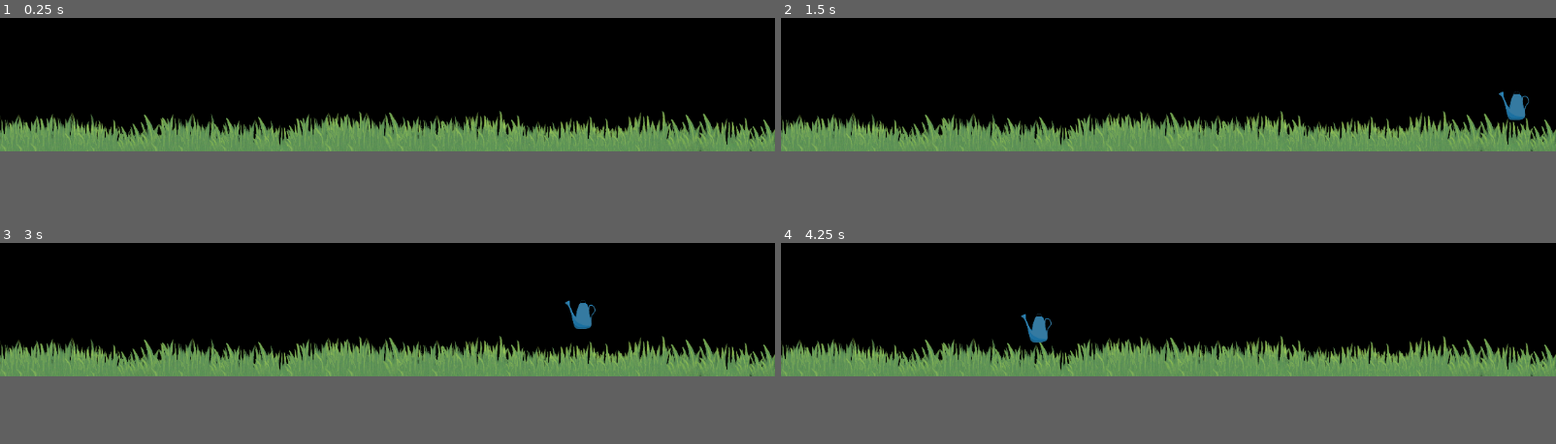
Above: before the commit, frames 1-4 (two rows, left to right).
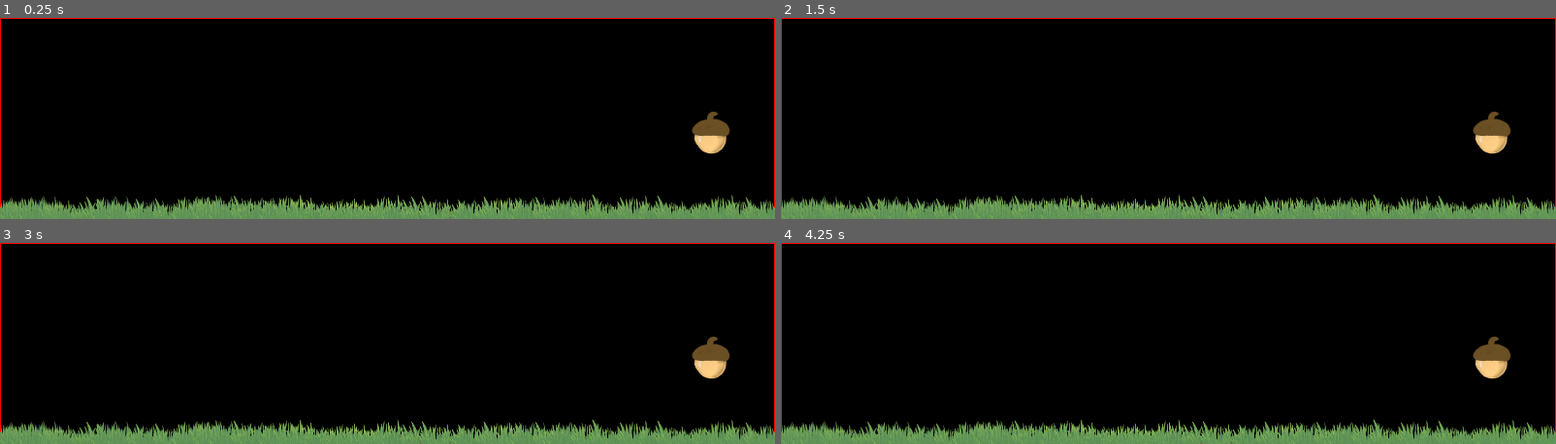
Above: after the commit, the same moments.

Repository: 9er-tom/desktop-forest
Game: Godot game, scene res://main.tscn
Same seed, same stepped clock (60 frames per second), same inputs: the game is played once before the commit and once after it.
Inputs (mouse positions are in pixels of both pictures, inside the frame that each line leads up to):
- Up to frame 1 (0.25 s): no input
- Up to frame 2 (1.5 s): click (1494, 94) at 0.52 s; click (1494, 94) at 1.27 s
- Up to frame 3 (3 s): click (713, 319) at 2.02 s; tap Enter at 2.75 s; move the mouse to (558, 303) at 2.77 s; click (558, 303) at 2.85 s
- Up to frame 4 (4.25 s): tap Space at 3.5 s; move the mouse to (1013, 315) at 3.52 s; click (1013, 315) at 3.6 s
In our replay, the window is 799x138 before the commit and 799x208 after it. These sizes can differ from the game's own. Grey fills any space a smaller window leaves; there, only what the larger window draws over its background counts as a difference.

The runs differ from the first frame. In frame 1, 23% of the frame differs, in the area x 0-100%, y 0-100%; in frame 2, 23%; in frame 3, 23%; in frame 4, 23%.

Commit message:
removed sub window for toolbox to favor unified UI focus

Diff:
--- a/main.tscn
+++ b/main.tscn
@@ -23,15 +23,15 @@
 font_size = 14
 font_color = Color(0, 0, 0, 1)
 
-[node name="Main" type="Node" node_paths=PackedStringArray("toolboxWindow")]
+[node name="Main" type="Node" node_paths=PackedStringArray("toolboxWindow", "toolboxButton", "mainWindowReference")]
 script = ExtResource("1_h2yge")
-toolboxWindow = NodePath("toolboxWindow")
+toolboxWindow = NodePath("ToolboxUi/toolbox")
+toolboxButton = NodePath("ToolboxUi/toolboxToggleButton")
+mainWindowReference = NodePath("ReferenceRect")
+windowHeight = 500
 taskbarOrientation = 2
 
 [node name="ReferenceRect" type="ReferenceRect" parent="."]
-visible = false
-offset_right = 2560.0
-offset_bottom = 200.0
 border_width = 5.0
 editor_only = false
 
@@ -44,17 +44,15 @@
 script = ExtResource("3_h2yge")
 speed = 5
 
-[node name="toolboxWindow" type="Window" parent="."]
-transparent_bg = true
-position = Vector2i(0, 36)
-size = Vector2i(350, 350)
-unresizable = true
-borderless = true
-always_on_top = true
-transparent = true
-script = ExtResource("4_1bvp3")
-
-[node name="toolboxToggleButton" type="TextureButton" parent="toolboxWindow" node_paths=PackedStringArray("showElement", "hideElement")]
+[node name="ToolboxUi" type="Control" parent="."]
+layout_mode = 3
+anchors_preset = 0
+offset_left = 1473.0
+offset_top = 2.0
+offset_right = 1513.0
+offset_bottom = 42.0
+
+[node name="toolboxToggleButton" type="TextureButton" parent="ToolboxUi" node_paths=PackedStringArray("showElement", "hideElement")]
 z_index = 400
 offset_left = 238.0
 offset_top = 230.0
@@ -66,11 +64,11 @@
 showElement = NodePath("../toolbox")
 hideElement = NodePath(".")
 
-[node name="toolbox" type="TextureRect" parent="toolboxWindow" node_paths=PackedStringArray("waterButton", "shovelButton", "cursorTool")]
+[node name="toolbox" type="TextureRect" parent="ToolboxUi" node_paths=PackedStringArray("waterButton", "shovelButton", "cursorTool")]
 visible = false
 z_index = 400
 offset_right = 350.0
-offset_bottom = 250.0
+offset_bottom = 344.419
 texture = ExtResource("5_efxa6")
 expand_mode = 5
 script = ExtResource("8_2cqfq")
@@ -78,7 +76,7 @@
 shovelButton = NodePath("RemoveBtn")
 cursorTool = NodePath("../../CursorTool")
 
-[node name="TextureButton" type="TextureButton" parent="toolboxWindow/toolbox" node_paths=PackedStringArray("cursorTool", "showElement", "hideElement")]
+[node name="TextureButton" type="TextureButton" parent="ToolboxUi/toolbox" node_paths=PackedStringArray("cursorTool", "showElement", "hideElement")]
 layout_mode = 0
 offset_left = 287.0
 offset_top = 35.0
@@ -89,7 +87,7 @@
 showElement = NodePath("../../toolboxToggleButton")
 hideElement = NodePath("..")
 
-[node name="WaterBtn" type="TextureRect" parent="toolboxWindow/toolbox"]
+[node name="WaterBtn" type="TextureRect" parent="ToolboxUi/toolbox"]
 texture_filter = 3
 layout_mode = 2
 offset_left = 51.0
@@ -99,7 +97,7 @@
 texture = ExtResource("10_074og")
 expand_mode = 3
 
-[node name="Button" type="Button" parent="toolboxWindow/toolbox/WaterBtn"]
+[node name="Button" type="Button" parent="ToolboxUi/toolbox/WaterBtn"]
 layout_mode = 1
 anchors_preset = 15
 anchor_right = 1.0
@@ -113,7 +111,7 @@
 toggle_mode = true
 flat = true
 
-[node name="SpawnBtn" type="TextureButton" parent="toolboxWindow/toolbox"]
+[node name="SpawnBtn" type="TextureButton" parent="ToolboxUi/toolbox"]
 texture_filter = 3
 layout_mode = 2
 offset_left = 141.0
@@ -125,7 +123,7 @@
 texture_hover = ExtResource("7_kek77")
 stretch_mode = 0
 
-[node name="Label" type="Label" parent="toolboxWindow/toolbox/SpawnBtn"]
+[node name="Label" type="Label" parent="ToolboxUi/toolbox/SpawnBtn"]
 layout_mode = 1
 anchors_preset = 8
 anchor_left = 0.5
@@ -142,7 +140,7 @@
 label_settings = SubResource("LabelSettings_272bh")
 horizontal_alignment = 1
 
-[node name="RemoveBtn" type="TextureButton" parent="toolboxWindow/toolbox"]
+[node name="RemoveBtn" type="TextureButton" parent="ToolboxUi/toolbox"]
 texture_filter = 3
 layout_mode = 2
 offset_left = 220.0
@@ -154,7 +152,7 @@
 texture_hover = ExtResource("7_kek77")
 stretch_mode = 0
 
-[node name="Label" type="Label" parent="toolboxWindow/toolbox/RemoveBtn"]
+[node name="Label" type="Label" parent="ToolboxUi/toolbox/RemoveBtn"]
 layout_mode = 1
 anchors_preset = 8
 anchor_left = 0.5
@@ -171,26 +169,56 @@
 label_settings = SubResource("LabelSettings_272bh")
 horizontal_alignment = 1
 
+[node name="toolboxWindow" type="Window" parent="."]
+transparent_bg = true
+position = Vector2i(0, 36)
+size = Vector2i(350, 350)
+visible = false
+unresizable = true
+borderless = true
+always_on_top = true
+transparent = true
+script = ExtResource("4_1bvp3")
+
 [node name="Background" type="Node2D" parent="."]
 z_index = 100
 
 [node name="Grass" type="Node2D" parent="Background"]
-position = Vector2(0, 200)
 script = ExtResource("8_kek77")
 
 [node name="SpawnManager" type="Node2D" parent="."]
 position = Vector2(0, 200)
 
 [node name="GroundSpawner" type="Node2D" parent="SpawnManager" node_paths=PackedStringArray("spawnButton")]
+position = Vector2(0, 300)
 script = ExtResource("9_4c57u")
 plantPrefabs = Array[PackedScene]([ExtResource("8_4c57u")])
-spawnButton = NodePath("../../toolboxWindow/toolbox/SpawnBtn")
+spawnButton = NodePath("../../ToolboxUi/toolbox/SpawnBtn")
 gridCellSize = Vector2i(200, 160)
 
 [node name="CursorTool" type="AnimatedSprite2D" parent="."]
+visible = false
 z_index = 1000
 z_as_relative = false
 scale = Vector2(0.3, 0.3)
 sprite_frames = ExtResource("17_yaehf")
 animation = &"wateringCan"
 script = ExtResource("14_w48qg")
+
+[node name="Control" type="Control" parent="."]
+layout_mode = 3
+anchors_preset = 15
+anchor_right = 1.0
+anchor_bottom = 1.0
+grow_horizontal = 2
+grow_vertical = 2
+
+[node name="Label" type="Label" parent="Control"]
+layout_mode = 1
+anchors_preset = 2
+anchor_top = 1.0
+anchor_bottom = 1.0
+offset_top = -23.0
+offset_right = 40.0
+grow_vertical = 0
+text = "TESt"
--- a/project.godot
+++ b/project.godot
@@ -17,10 +17,10 @@
 
 [display]
 
+window/size/viewport_width=1920
+window/size/viewport_height=500
 window/size/borderless=true
-window/size/always_on_top=true
 window/size/transparent=true
-window/subwindows/embed_subwindows=false
 window/stretch/scale_mode="integer"
 window/per_pixel_transparency/allowed=true
 
--- a/scripts/bg/grassSpawn.gd
+++ b/scripts/bg/grassSpawn.gd
@@ -17,7 +17,7 @@
 	var currentX := 0
 
 	while (currentX < maxWidth):
-		var scale := randf_range(minScale, maxScale) # 0.05 .. 0.07
+		var scale := randf_range(minScale, maxScale) # 0.03 .. 0.05
 		var randGrassInt := randi_range(1, grassSpriteAmount) # 1 .. 3
 
 		var spritePng = load(
@@ -27,8 +27,7 @@
 		var spriteObj: Sprite2D = Sprite2D.new()
 		spriteObj.texture = spritePng
 		spriteObj.scale = Vector2(scale, scale)
-		spriteObj.position.y = -50
-		spriteObj.position.y =  -(spriteObj.texture.get_size().y * scale / 3)
+		spriteObj.position.y = get_window().size.y-(spriteObj.texture.get_size().y * scale / 3)
 		spriteObj.position.x = currentX
 		currentX += spriteObj.texture.get_size().x * scale / 4
 		add_child(spriteObj)
--- a/scripts/groundSpawner.gd
+++ b/scripts/groundSpawner.gd
@@ -11,6 +11,7 @@
 func _ready() -> void:
 	spawnButton.pressed.connect(_on_spawn_btn_pressed)
 	_make_spawn_grid.call_deferred() # defer this to after main window resize
+	#position.y = get_window().size.y
 
 func _make_spawn_grid() -> void:
 	var screenSize := get_window().size
@@ -20,8 +21,6 @@
 		var spawnSlot :=Vector2i(currentGridX, gridCellSize.y - randi_range(10,gridCellYMaxOffset))
 		spawnGrid.append(spawnSlot)
 		currentGridX += gridCellSize.x + gutter
-
-	print_debug(spawnGrid)
 
 func _on_spawn_btn_pressed()-> void:
 	if spawnGrid.size() == 0:
--- a/scripts/main.gd
+++ b/scripts/main.gd
@@ -11,7 +11,10 @@
 
 enum TASKBAR_ORIENTATION {LEFT, RIGHT, UP, DOWN}
 
-@export var toolboxWindow: Window
+@export var toolboxWindow: Control
+@export var toolboxButton: BaseButton
+@export var mainWindowReference: ReferenceRect
+
 @export var windowHeight := 200
 @export var taskbarOrientation := TASKBAR_ORIENTATION.DOWN
 
@@ -23,7 +26,7 @@
 	#get_tree().get_root().set_transparent_background(true)
 
 	_MainWindow.position.x = mainScreenPosNull.x
-	_MainWindow.min_size = Vector2i(screenWidth,windowHeight)
+	_MainWindow.min_size = Vector2i(usableScreen.x,windowHeight)
 	_MainWindow.size = _MainWindow.min_size
 
 	match taskbarOrientation:
@@ -38,8 +41,4 @@
 
 
 	_MainWindow.position.y = taskbarPos - windowHeight
-	# set toolbox window pos
-	setToolboxPos.call_deferred()
-
-func setToolboxPos():
-	toolboxWindow.position = Vector2i(mainDisplayX_RIGHT - toolboxWindow.size.x, taskbarPos - toolboxWindow.size.y - 100)
+	mainWindowReference.size = _MainWindow.size
